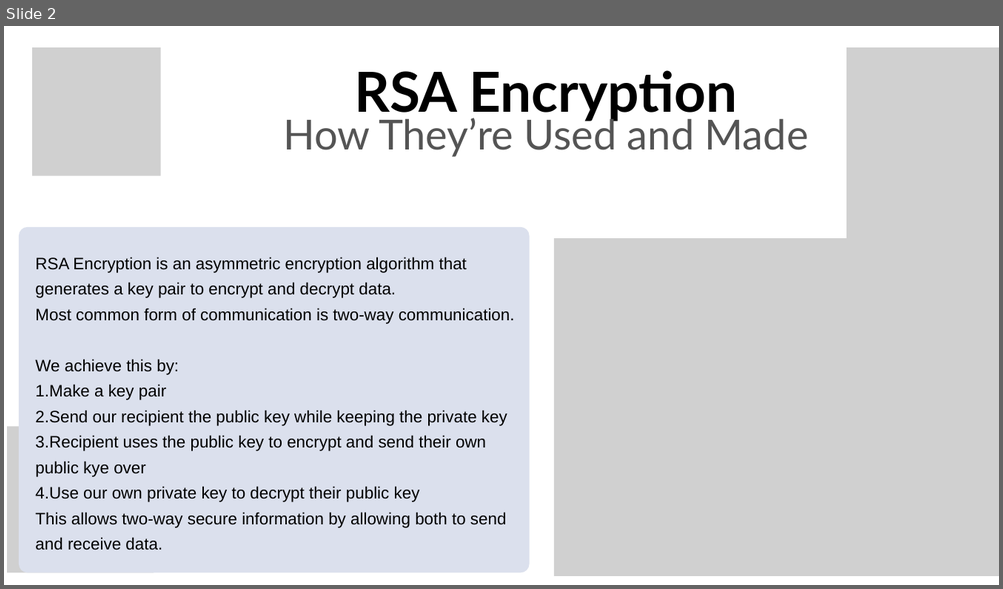
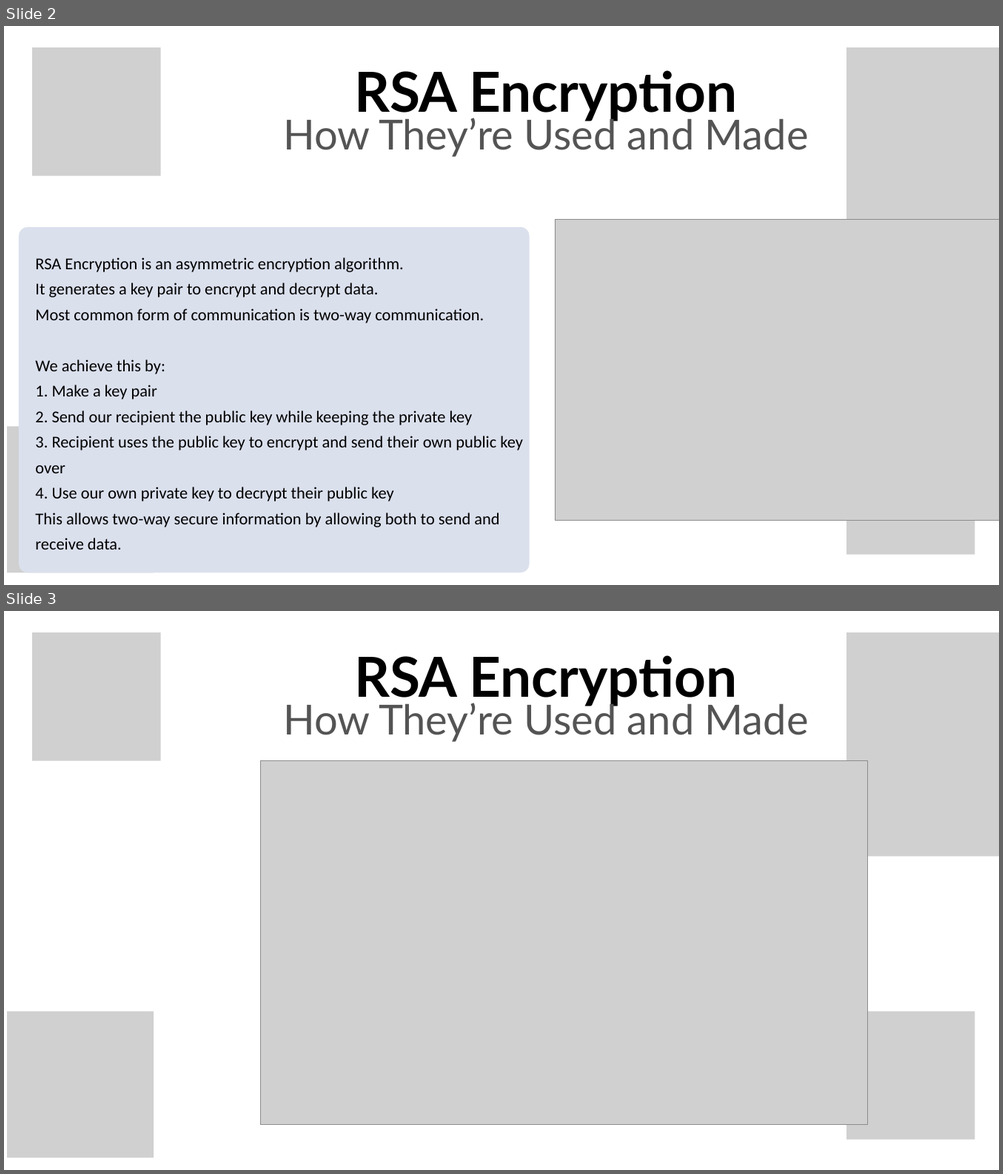
Before and after one commit to Muffinszer/cep146-teamproject1, a slide deck: RSA Encryption.pptx. Shown one above the other, each under a label of ours: slide 2 before the commit, slides 2 and 3 after it. The pictures are 1003x589 and 1003x1174 pixels, drawn with LibreOffice and Linux fonts; fonts in the diff are those of the drawing; grey boxes stand for pictures; background and template pictures are left out. Boxes give left, top, right and bottom in pixels: in the first picture for what was removed or moved away, otherwise in the second. Text is boxed around its words. In the diff, an @@ line names an element or a change of style, - is before the commit and + after.

```diff
--- a/RSA Encryption.pptx
+++ b/RSA Encryption.pptx
@@ slide 3 added at bbox=[4, 611, 999, 1170], background picture (left out) @@
@@ picture added at bbox=[32, 632, 161, 760] @@
@@ picture added at bbox=[846, 632, 999, 856] @@
@@ text added at bbox=[354, 655, 737, 707], 80 pt, text #000000, bold @@
+RSA Encryption
@@ text added at bbox=[283, 698, 808, 742], 60 pt, text #545454 @@
+How They’re Used and Made
@@ picture added at bbox=[260, 760, 867, 1125] @@
@@ picture added at bbox=[7, 1012, 153, 1159] @@
@@ picture added at bbox=[846, 1012, 975, 1140] @@
@@ slide 2 changed as well @@
@@ picture: place and size @@
-picture at bbox=[554, 238, 999, 577]
+picture at bbox=[555, 219, 999, 521]
@@ text at bbox=[35, 258, 404, 298]: text changed; font Arial to Calibri @@
-RSA Encryption is an asymmetric encryption algorithm that generates a key pair to encrypt and decrypt data.
+RSA Encryption is an asymmetric encryption algorithm.
+It generates a key pair to encrypt and decrypt data.
@@ text at bbox=[35, 309, 499, 550]: font Arial to Calibri in "Most common form of communication is two-way ...", "We achieve this by:", "This allows two-way secure information by allowing ..." @@
@@ text at bbox=[35, 385, 523, 502]: text changed; font Arial to Calibri @@
-1.Make a key pair
-2.Send our recipient the public key while keeping the private key
-3.Recipient uses the public key to encrypt and send their own public kye over
-4.Use our own private key to decrypt their public key
+1. Make a key pair
+2. Send our recipient the public key while keeping the private key
+3. Recipient uses the public key to encrypt and send their own public key over
+4. Use our own private key to decrypt their public key
```
Also in this commit, not shown: 7 other slides changed.
